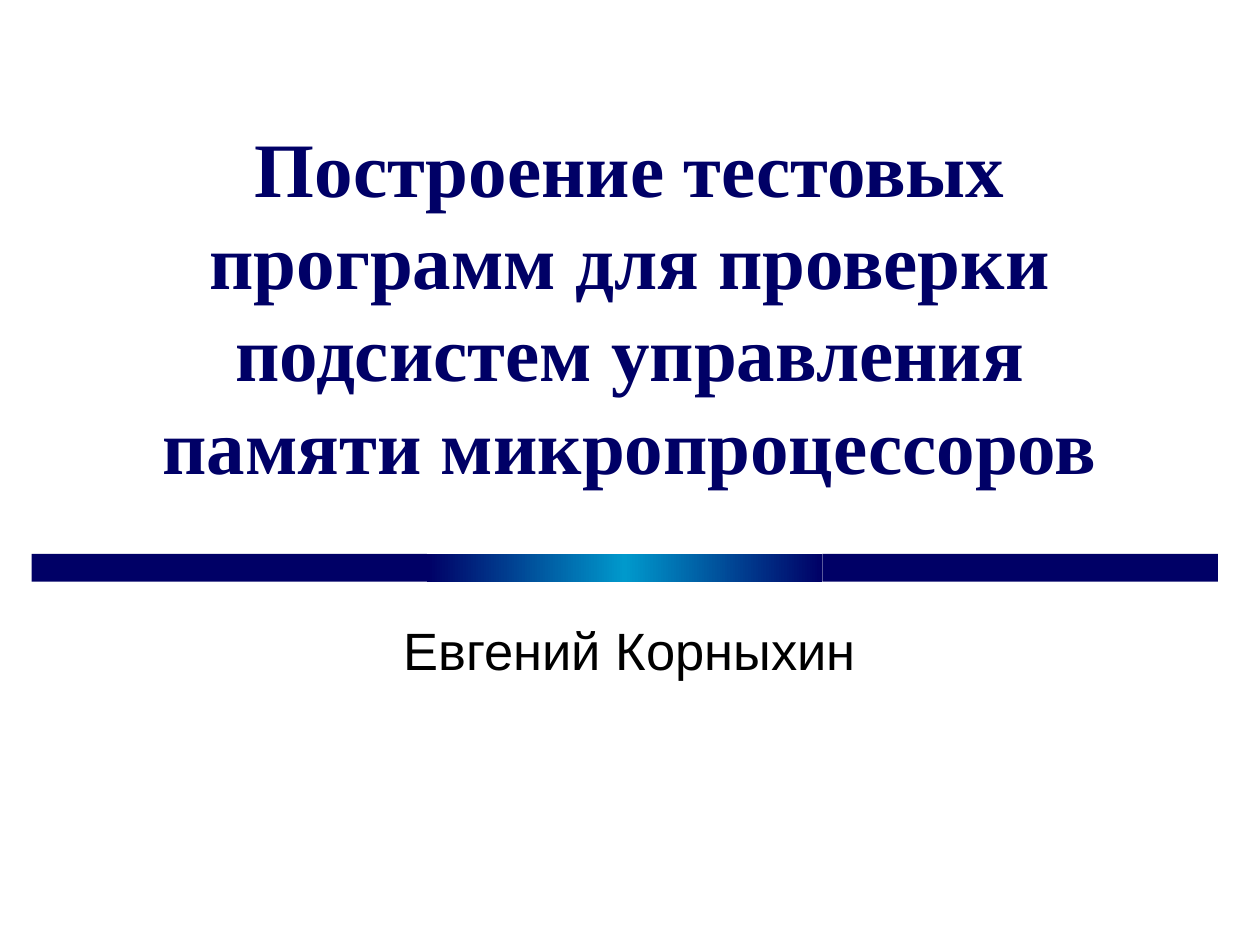
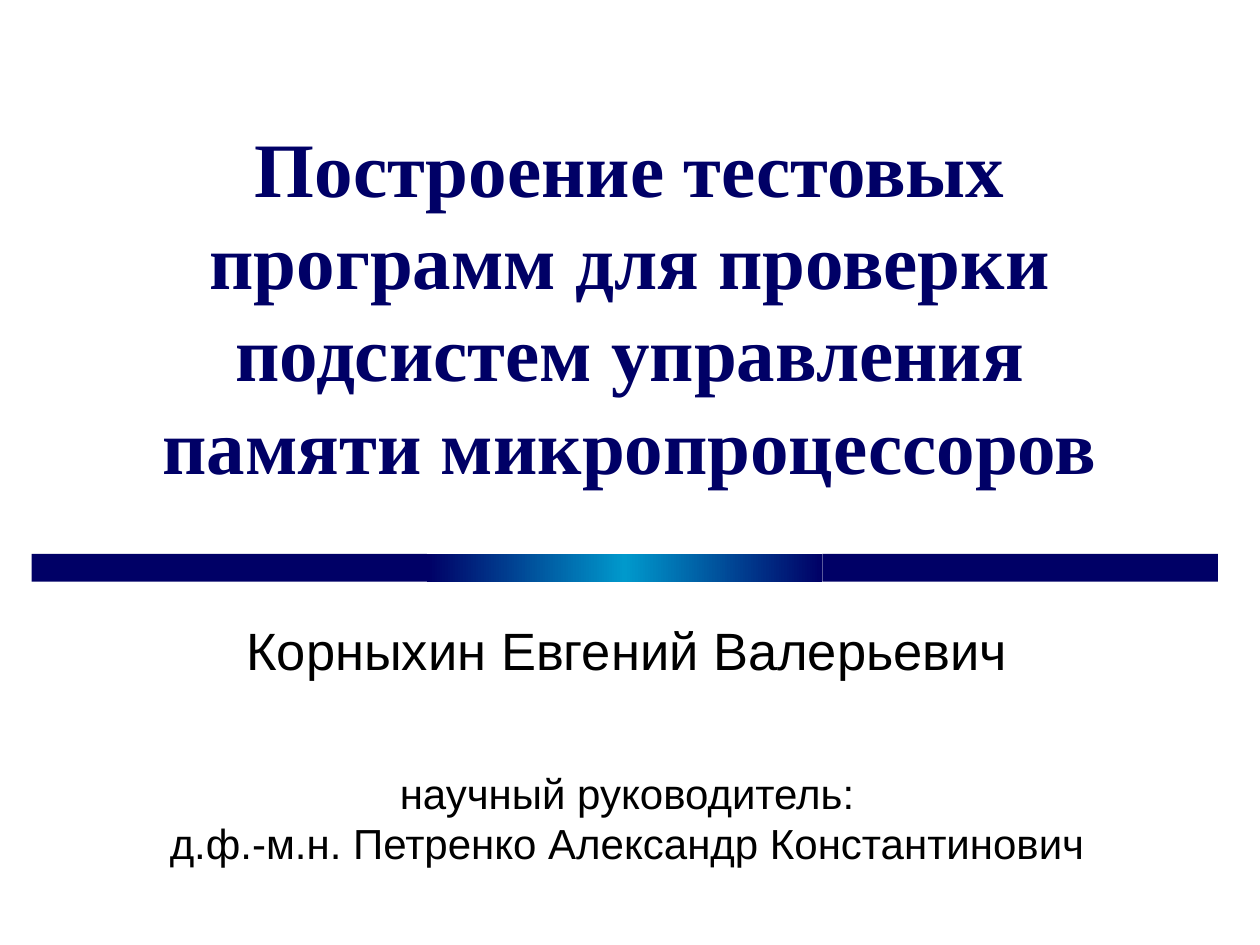
Before and after one commit to kornevgen/tesla-project, a slide deck: slide 1 of papers/THESIS/talks/z2611.ppt. Drawn at 1260x945 pixels with LibreOffice and Linux fonts; fonts in the diff are those of the drawing. Boxes give left, top, right and bottom in pixels: in the first picture for what was removed or moved away, otherwise in the second. Text is boxed around its words. In the diff, an @@ line names an element or a change of style, - is before the commit and + after.

```diff
--- a/papers/THESIS/talks/z2611.ppt
+++ b/papers/THESIS/talks/z2611.ppt
@@ subtitle at [170, 631, 1084, 868]: text changed; size 30 to 24 pt @@
-Евгений Корныхин
+Корныхин Евгений Валерьевич
+научный руководитель:
+д.ф.-м.н. Петренко Александр Константинович
```
Also in this commit, not shown: 7 slides added.
